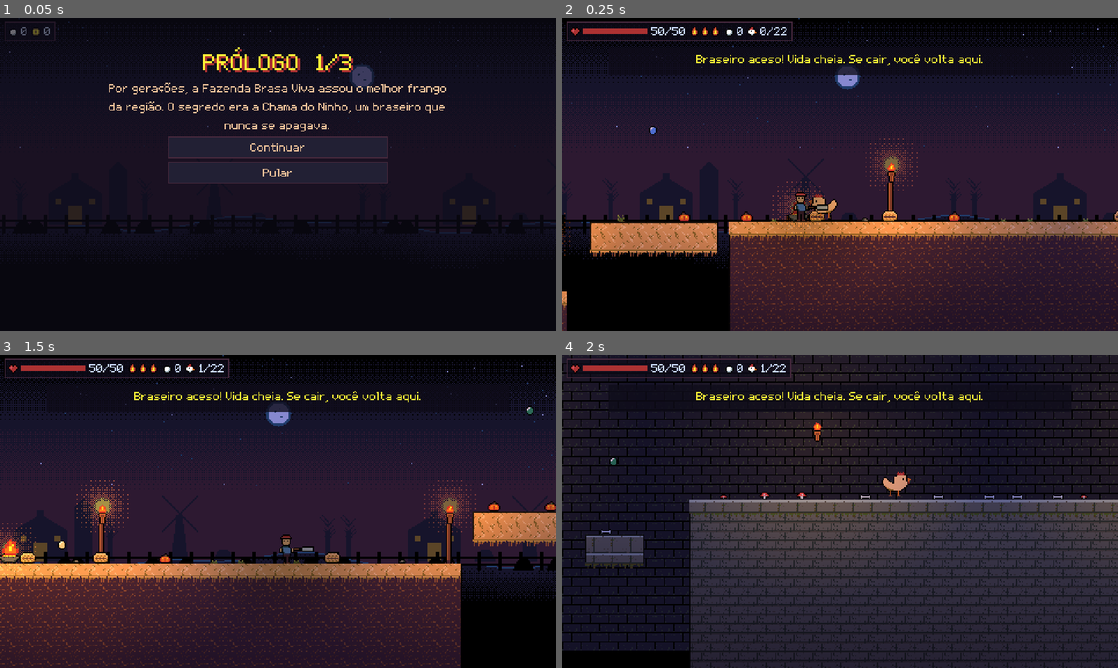
Above: before the commit, frames 1-4 (two rows, left to right).
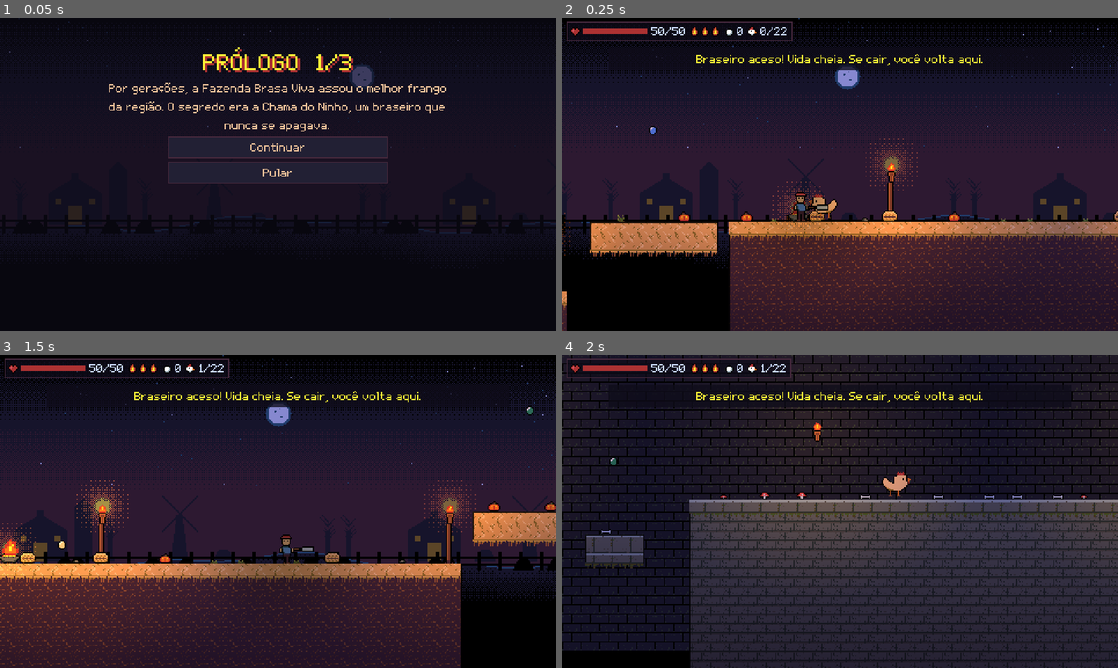
Above: after the commit, the same moments.

Repository: Douglas-Marcondes/grill-or-be-grilled
Game: Godot game, scene res://ferramentas/capturar_cenas.tscn
Same seed, same stepped clock (60 frames per second), same inputs: the game is played once before the commit and once after it. This scene is started directly instead of the project's main scene.
Inputs:
- Up to frame 1 (0.05 s): no input
- Up to frame 2 (0.25 s): no input
- Up to frame 3 (1.5 s): hold D (andar_direita) from 0.53 s (still down); tap J (atacar) at 0.6 s; tap Space (pular) at 0.77, 1.07 s; tap Shift (esquivar) at 0.8, 1.35 s
- Up to frame 4 (2 s): keep holding D (andar_direita); tap Space (pular) at 1.52, 1.55, 1.82 s

The runs differ from the first frame. In frame 1, 0.1% of the frame differs, in the area x 0-10%, y 1-8%; in frame 2, less than 0.1%; in frame 3, less than 0.1%; in frame 4, less than 0.1%.

Commit message:
Versão mobile: controles de toque, tela larga e exportação Web/Android
TouchScreenButton disparando as ações do input map, só em tela de toque.
aspect=expand com interface ancorada às bordas; escala fracionária em
celular (mobile/web_android/web_ios) e inteira no PC. Presets Web (sem
threads, PWA) e Android, mais tools/exportar.sh. Prólogo não mostra mais o
HUD. Build Web conferido num Chrome emulando Android com toque. Teste novo:
teste_do_toque.

Claude-Session: https://claude.ai/code/session_01F6cpgqed1FaERwkTz9ciWh

Diff:
--- a/grill-or-be-grilled/fase1.gd
+++ b/grill-or-be-grilled/fase1.gd
@@ -15,6 +15,7 @@
 const Menus = preload("res://scripts/menus.gd")
 const Iluminacao = preload("res://scripts/iluminacao.gd")
 const Hud = preload("res://scripts/hud.gd")
+const ControlesDeToque = preload("res://scripts/controles_de_toque.gd")
 
 const LEVEL_END := 10000.0
 var ui: CanvasLayer
@@ -24,6 +25,7 @@
 var player: CharacterBody2D
 var boss: CharacterBody2D
 var hud: Hud
+var toque: ControlesDeToque
 var boss_bar: ProgressBar
 var notice_label: Label
 var screen := "select"
@@ -110,8 +112,13 @@
 	# Barra do chefe embaixo, centrada e com nome, como em plataformistas de
 	# chefe: no topo ela disputava espaco com o HUD e com as falas da historia.
 	boss_bar = ProgressBar.new()
-	boss_bar.position = Vector2(140, 252)
-	boss_bar.size = Vector2(200, 6)
+	# Ancorados ao centro: no celular largo (aspect "expand") a tela passa de
+	# 480px, e posicao fixa deixava barra e aviso tortos para a esquerda.
+	boss_bar.set_anchors_preset(Control.PRESET_CENTER_BOTTOM)
+	boss_bar.offset_left = -100
+	boss_bar.offset_right = 100
+	boss_bar.offset_top = -18
+	boss_bar.offset_bottom = -12
 	boss_bar.visible = false
 	boss_bar.show_percentage = false
 	var boss_name := Menus.texto("Galinha Real", Color("df7126"))
@@ -122,8 +129,10 @@
 	# Aviso com quebra de linha e fundo escuro: as falas da historia passam de
 	# uma linha e, sem fundo, sumiam contra o ceu claro e as tochas.
 	notice_label = Menus.texto("", Color("fbf236"))
-	notice_label.position = Vector2(40, 26)
-	notice_label.size = Vector2(400, 0)
+	notice_label.set_anchors_preset(Control.PRESET_CENTER_TOP)
+	notice_label.offset_left = -200
+	notice_label.offset_right = 200
+	notice_label.offset_top = 26
 	var notice_box := StyleBoxFlat.new()
 	notice_box.bg_color = Color(0.054901, 0.047058, 0.098039, 0.78)
 	notice_box.set_content_margin_all(3)
@@ -131,6 +140,9 @@
 	notice_label.visible = false
 	root.add_child(notice_label)
 	_arm_menus()
+	toque = ControlesDeToque.new()
+	toque.visible = false
+	add_child(toque)
 	update_hud()
 
 func _clear_level() -> void:
@@ -361,6 +373,7 @@
 func show_hud() -> void:
 	menus.esconder_paineis()
 	hud.visible = true
+	toque.visible = true
 	update_hud()
 
 func show_message(text: String, duration: float = 2.0) -> void:
@@ -374,9 +387,16 @@
 	menus = Menus.new(ui.get_child(0) as Control, [hud, boss_bar, notice_label])
 
 func _panel(title: String, subtitle: String) -> VBoxContainer:
+	_hide_play_ui()
+	return menus.painel(title, subtitle)
+
+func _hide_play_ui() -> void:
+	"""Tira da tela o que so faz sentido jogando: HUD, botoes de toque e aviso.
+	O prologo tambem passa por aqui -- antes ele mostrava o contador de moedas
+	por cima do texto da historia."""
 	hud.visible = false
+	toque.visible = false
 	show_message("", 0.0)
-	return menus.painel(title, subtitle)
 
 func show_class_select() -> void:
 	screen = "select"
@@ -388,9 +408,10 @@
 	var panel := _panel("GRILL OR BE GRILLED", "%s\nMoedas guardadas: %d" % [Historia.CHAMADA_DO_MENU, GameData.gold])
 	Menus.cartas_de_heroi(panel, Historia.CLASSES, choose_class)
 	Menus.botao(panel, "Rever a história", func(): show_prologue())
-	panel.add_child(Menus.texto("Mover: A/D ou setas   Pular: Espaço/W   Atacar: J/clique   Esquivar: Shift/L\nControle: analógico, A pula, X ataca, B esquiva", Menus.COR_DE_DICA))
+	panel.add_child(Menus.texto(Historia.dica_de_controles(DisplayServer.is_touchscreen_available()), Menus.COR_DE_DICA))
 
 func show_prologue() -> void:
+	_hide_play_ui()
 	menus.prologo(Historia.PROLOGO, 0, func():
 		GameData.viu_prologo = true
 		GameData.save_progress()
--- a/grill-or-be-grilled/ferramentas/capturar_cenas.gd
+++ b/grill-or-be-grilled/ferramentas/capturar_cenas.gd
@@ -41,12 +41,27 @@
 		for f in 6:
 			await RenderingServer.frame_post_draw
 		_gravar(nome)
+	await _gravar_celular(game)
 	# Para o audio e espera o mixer soltar os playbacks antes de sair; saindo
 	# com som tocando o Godot acusa "resources still in use at exit".
 	Som.parar_musica()
 	await get_tree().create_timer(0.3).timeout
 	get_tree().quit()
 
+func _gravar_celular(game: Node) -> void:
+	"""Tela de celular deitado (20:9), com os botoes de toque forcados a
+	aparecer -- no PC eles somem, porque nao ha tela de toque."""
+	DisplayServer.window_set_size(Vector2i(2400, 1080))
+	game.player.camera.make_current()
+	game.player.global_position = Vector2(1300, 380)
+	game.player.camera.reset_smoothing()
+	for botao in game.toque.get_children():
+		botao.visibility_mode = TouchScreenButton.VISIBILITY_ALWAYS
+	for f in 30:
+		await RenderingServer.frame_post_draw
+	_gravar("celular")
+
+
 func _gravar(nome: String) -> void:
 	DirAccess.make_dir_recursive_absolute("res://ferramentas/capturas")
 	get_viewport().get_texture().get_image().save_png("res://ferramentas/capturas/%s.png" % nome)
--- /dev/null
+++ b/grill-or-be-grilled/ferramentas/teste_do_toque.gd
@@ -0,0 +1,61 @@
+extends Node2D
+
+# Testes dos controles de toque: cada botao dispara uma acao que existe no
+# input map, fica dentro da tela (inclusive em celular largo) e so aparece
+# durante a partida.
+#
+#   ./Godot_v4.7.2-stable_linux.x86_64 --headless --path grill-or-be-grilled \
+#       res://ferramentas/teste_do_toque.tscn
+
+const ControlesDeToque = preload("res://scripts/controles_de_toque.gd")
+const Historia = preload("res://scripts/historia.gd")
+
+var _falhas: PackedStringArray = []
+
+func _ready() -> void:
+	var game := preload("res://jogo.tscn").instantiate()
+	add_child(game)
+	await get_tree().process_frame
+	_testar_acoes(game.toque)
+	_testar_dentro_da_tela(game.toque)
+	_exigir("escondido no menu", not game.toque.visible, "visivel=%s" % game.toque.visible)
+	game.choose_class("Mago")
+	await get_tree().process_frame
+	_exigir("visivel jogando", game.toque.visible, "visivel=%s" % game.toque.visible)
+	_exigir("dica de toque no celular",
+		Historia.dica_de_controles(true) == Historia.DICA_DE_TOQUE and Historia.dica_de_controles(false) == Historia.DICA_DE_TECLADO,
+		Historia.dica_de_controles(true))
+	for falha in _falhas:
+		printerr("FALHOU: %s" % falha)
+	if _falhas.is_empty():
+		print("TOQUE_OK 5 verificacoes")
+	get_tree().quit(0 if _falhas.is_empty() else 1)
+
+
+func _testar_acoes(toque: ControlesDeToque) -> void:
+	var sem_acao: Array[String] = []
+	for nome in ControlesDeToque.BOTOES:
+		var botao := toque.botao(nome)
+		if not botao or not InputMap.has_action(botao.action):
+			sem_acao.append(nome)
+	_exigir("cada botao dispara uma acao do input map", sem_acao.is_empty(), str(sem_acao))
+
+
+func _testar_dentro_da_tela(toque: ControlesDeToque) -> void:
+	# Simula o celular largo (20:9 -> 600x270 de viewport) e reposiciona.
+	get_viewport().size = Vector2i(600, 270)
+	toque.posicionar()
+	var limite := Rect2(Vector2.ZERO, Vector2(600, 270))
+	var fora: Array[String] = []
+	for nome in ControlesDeToque.BOTOES:
+		var caixa := Rect2(toque.botao(nome).position, Vector2.ONE * ControlesDeToque.LADO)
+		if not limite.encloses(caixa):
+			fora.append("%s em %s" % [nome, caixa])
+	var pular := toque.botao("pular").position.x
+	_exigir("botoes dentro da tela larga e acoes na borda direita", fora.is_empty() and pular > 540.0,
+		"fora=%s pular_x=%s" % [fora, pular])
+
+
+func _exigir(nome: String, condicao: bool, detalhe: String) -> void:
+	if not condicao:
+		_falhas.append("%s: %s" % [nome, detalhe])
--- /dev/null
+++ b/grill-or-be-grilled/ferramentas/teste_do_toque.tscn
@@ -0,0 +1,4 @@
+[gd_scene load_steps=2 format=3]
+[ext_resource type="Script" path="res://ferramentas/teste_do_toque.gd" id="1"]
+[node name="TesteDoToque" type="Node2D"]
+script = ExtResource("1")
--- a/grill-or-be-grilled/project.godot
+++ b/grill-or-be-grilled/project.godot
@@ -32,8 +32,18 @@
 window/size/window_width_override=1440
 window/size/window_height_override=810
 window/stretch/mode="viewport"
-window/stretch/aspect="keep"
+; "expand": tela mais larga que 16:9 (celular deitado, ~20:9) mostra mais mundo
+; dos lados em vez de faixas pretas. Interface ancorada as bordas acompanha.
+window/stretch/aspect="expand"
 window/stretch/scale_mode="integer"
+; No celular a escala inteira deixava o jogo minusculo: tela de 412px de altura
+; so comporta 1x os 270px e sobra borda enorme. Em tela de alta densidade a
+; escala fracionaria quase nao se nota, e preenche a tela inteira.
+window/stretch/scale_mode.mobile="fractional"
+window/stretch/scale_mode.web_android="fractional"
+window/stretch/scale_mode.web_ios="fractional"
+; Jogo de plataforma: so deitado, em qualquer dos dois lados.
+window/handheld/orientation=4
 
 [input]
 
--- /dev/null
+++ b/grill-or-be-grilled/scripts/controles_de_toque.gd
@@ -0,0 +1,91 @@
+extends CanvasLayer
+
+## Botoes na tela para jogar no celular: direcional a esquerda, acoes a direita.
+##
+## Usa TouchScreenButton, que dispara as MESMAS acoes do input map (pular,
+## atacar...) que teclado e controle -- player.gd nao sabe se o comando veio de
+## um dedo. Em aparelho sem tela de toque os botoes nem aparecem
+## (VISIBILITY_TOUCHSCREEN_ONLY), entao no PC nada muda.
+##
+## Os botoes se reposicionam quando o tamanho da tela muda: com aspect "expand"
+## o celular largo ganha mais mundo dos lados, e as acoes acompanham a borda
+## direita em vez de ficarem no meio da tela.
+##
+## Exemplo:
+##     var toque := ControlesDeToque.new()
+##     add_child(toque)
+##     toque.visible = screen == "playing"
+
+const FOLHA := preload("res://Artes/gerado/toque.png")
+const FOLHA_APERTADA := preload("res://Artes/gerado/toque_apertado.png")
+const LADO := 30.0
+## Ordem das folhas (tools/arte/toque.py, ORDEM) -> acao do input map.
+const BOTOES := {
+	"esquerda": "andar_esquerda",
+	"direita": "andar_direita",
+	"pular": "pular",
+	"atacar": "atacar",
+	"esquivar": "esquivar",
+}
+## Canto superior esquerdo de cada botao. X negativo conta da borda direita;
+## Y conta da borda de baixo.
+const POSICOES := {
+	"esquerda": Vector2(8, 40),
+	"direita": Vector2(44, 40),
+	"pular": Vector2(-38, 40),
+	"atacar": Vector2(-74, 40),
+	"esquivar": Vector2(-56, 76),
+}
+## Area de toque um pouco maior que o desenho: dedo erra mais que mouse.
+const RAIO_DO_TOQUE := 18.0
+const DIRECIONAIS := ["esquerda", "direita"]
+
+var _botoes := {}
+
+
+func _ready() -> void:
+	# Acima da interface (HUD e avisos ficam na camada 1, padrao).
+	layer = 2
+	var indice := 0
+	for nome in BOTOES:
+		_botoes[nome] = _novo_botao(nome, indice)
+		indice += 1
+	get_viewport().size_changed.connect(posicionar)
+	posicionar()
+
+
+func posicionar() -> void:
+	"""Encosta cada botao na sua borda da area visivel atual."""
+	var tela := get_viewport().get_visible_rect().size
+	for nome in _botoes:
+		var canto: Vector2 = POSICOES[nome]
+		var x := canto.x if canto.x >= 0.0 else tela.x + canto.x
+		_botoes[nome].position = Vector2(x, tela.y - canto.y)
+
+
+func botao(nome: String) -> TouchScreenButton:
+	return _botoes.get(nome)
+
+
+func _novo_botao(nome: String, indice: int) -> TouchScreenButton:
+	var novo := TouchScreenButton.new()
+	novo.name = nome.capitalize()
+	novo.action = BOTOES[nome]
+	novo.texture_normal = _recorte(FOLHA, indice)
+	novo.texture_pressed = _recorte(FOLHA_APERTADA, indice)
+	var area := CircleShape2D.new()
+	area.radius = RAIO_DO_TOQUE
+	novo.shape = area
+	novo.shape_centered = true
+	novo.visibility_mode = TouchScreenButton.VISIBILITY_TOUCHSCREEN_ONLY
+	# Deslizar o dedo de uma seta para a outra troca a direcao sem soltar.
+	novo.passby_press = DIRECIONAIS.has(nome)
+	add_child(novo)
+	return novo
+
+
+static func _recorte(folha: Texture2D, indice: int) -> AtlasTexture:
+	var recorte := AtlasTexture.new()
+	recorte.atlas = folha
+	recorte.region = Rect2(indice * LADO, 0, LADO, LADO)
+	return recorte
--- a/grill-or-be-grilled/scripts/historia.gd
+++ b/grill-or-be-grilled/scripts/historia.gd
@@ -25,6 +25,17 @@
 	"Arqueiro": "Arco · longe",
 	"Mago": "Varinha · luz",
 }
+
+const DICA_DE_TECLADO := "Mover: A/D ou setas   Pular: Espaço/W   Atacar: J/clique   Esquivar: Shift/L\nControle: analógico, A pula, X ataca, B esquiva"
+const DICA_DE_TOQUE := "Setas à esquerda para andar. À direita: pular, atacar e esquivar."
+
+
+static func dica_de_controles(tem_toque: bool) -> String:
+	"""Dica do menu conforme o aparelho: no celular nao ha teclado para citar.
+
+	Exemplo: Historia.dica_de_controles(DisplayServer.is_touchscreen_available())"""
+	return DICA_DE_TOQUE if tem_toque else DICA_DE_TECLADO
+
 
 const INICIO_DA_FASE := "Siga as penas até o celeiro. Os braseiros do caminho guardam um pouco da Chama."
 
Binary file added: grill-or-be-grilled/Artes/gerado/toque.png
Not shown, added: grill-or-be-grilled/Artes/gerado/toque.png.import
Binary file added: grill-or-be-grilled/Artes/gerado/toque_apertado.png
Not shown, added: grill-or-be-grilled/Artes/gerado/toque_apertado.png.import
Not shown, added: grill-or-be-grilled/export_presets.cfg
Not shown, added: grill-or-be-grilled/ferramentas/teste_do_toque.gd.uid
Not shown, added: grill-or-be-grilled/scripts/controles_de_toque.gd.uid
Not shown, changed: PENDENCIAS.md
Not shown, added: tools/exportar.sh
